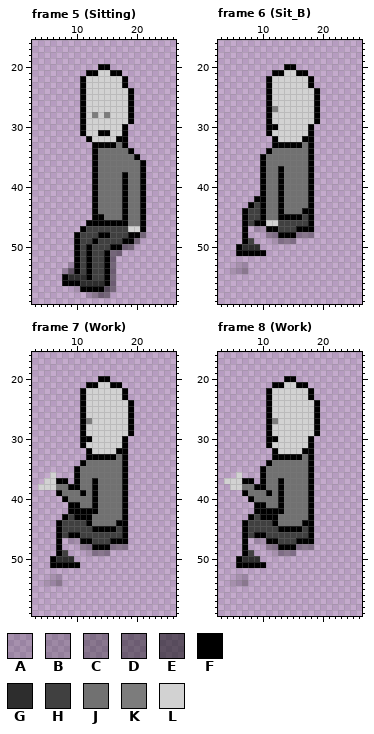
File history of a pixel-art file, project/raw_assets/source/character/Character_Backface.ase. Above: the version before the commit.
32x64 pixels, 8 frames. Pixels under 10% opacity are left out. Colours within 5 levels of each other are drawn and written as one. Shown: frame 5 (Sitting): x 3..26, y 16..59; frame 6 (Sit_B): x 3..26, y 16..59; frame 7 (Work): x 3..26, y 16..59; frame 8 (Work): x 3..26, y 16..59. The commit also changed other frames, which this record leaves out.
Visible layers, top first: "Eyes", "Head", "Body", "Legs", "Shadow".
Palette (. is transparent): A #00000027  B #00000031  C #0000004d  D #00000068  E #00000085  F #000000  G #2d2d2d  H #404040  J #717171  K #7c7c7c  L #d2d2d2
Pixels before, frame 5 (Sitting), first column x 8:
20 ......FF......
21 ....FFLLFF....
22 ...FLLLLLLF...
23 ...FLLLLLLF...
24 ...FLLLLLLLF..
25 ...FLLLLLLLF..
26 ...FLLLLLLLF..
27 ...FLLLLLLLF..
28 ...FLKLKLLLF..
29 ...FLLLLLLLF..
30 ...FLLLLLLF...
31 ...FLLFFLLF...
32 ....FLLLLFF...
33 .....FFFFJF...
34 .....FJJJJJF..
35 .....FJJJJJJF.
36 .....FJJJJJJJF
37 .....FJJJJJJJF
38 .....FJJJJFJJF
39 .....FJJJJFJJF
40 .....FJJJJFJJF
41 .....FJJJJFJJF
42 .....FJJJJFJJF
43 .....FJJJJFJJF
44 .....FJJJJFJJF
45 .....FFJJJFJJF
46 ....FFFFFFFJJF
47 ...FHHHHHHHLLF
48 ..FHHHFFHHHFFD
49 ..FHHFHHHHFFD.
50 ..FHFHHHFFDD..
51 ..FHFHHFDD....
52 ..FHFHHFD.....
53 .AFHFHHFD.....
54 BEFHFHHFD.....
55 FGGGFHHFD.....
56 FFFGGGGFD.....
57 ..AFFFFED.....
58 ....ACDD......
Pixels before, frame 6 (Sit_B), first column x 5:
20 .........FF....
21 .......FFLLFF..
22 ......FLLLLLLF.
23 ......FLLLLLLF.
24 ......FLLLLLLLF
25 ......FLLLLLLLF
26 ......FLLLLLLLF
27 ......FKLLLLLLF
28 ......FLLLLLLLF
29 ......FLLLLLLLF
30 ......FFLLLLLF.
31 ......FLLLLLLF.
32 .......FLLLLFF.
33 .......FFFFFJF.
34 ......FJJJJJJF.
35 .....FJJJJJJJF.
36 .....FJJJJJJJF.
37 .....FJJFJJJJF.
38 .....FJJFJJJJF.
39 .....FJJFJJJJF.
40 .....FJJFJJJJF.
41 .....FJJFJJJJF.
42 ....FFJJFJJJJF.
43 ...FHFJJFJJJJF.
44 ..FHHFJJFJJJFF.
45 ..FHHFJJFFFFHF.
46 ..FHFFLLHHHHHF.
47 ..F.AAFFHHHFFF.
48 ..F...CCFFFCCC.
49 ..FH...ACCC....
50 .FGGG..........
51 .FFFFF.........
52 ...............
53 .AA............
54 AAC............
Pixels before, frame 7 (Work), first column x 4:
20 ..........FF....
21 ........FFLLFF..
22 .......FLLLLLLF.
23 .......FLLLLLLF.
24 .......FLLLLLLLF
25 .......FLLLLLLLF
26 .......FLLLLLLLF
27 .......FKLLLLLLF
28 .......FLLLLLLLF
29 .......FLLLLLLLF
30 .......FFLLLLLF.
31 .......FLLLLLLF.
32 ........FLLLLFF.
33 ........FFFFFJF.
34 .......FJJJJJJF.
35 ......FJJJJJJJF.
36 ..L...FJJJJJJJF.
37 .LLFF.FJJFJJJJF.
38 LLLJJFFJJFJJJJF.
39 ...FJJJFJFJJJJF.
40 ....FJJJJFJJJJF.
41 .....FFJJFJJJJF.
42 .....FFFFFJJJJF.
43 ....FHFFFJJJJJF.
44 ...FHHHHFJJJJFF.
45 ...FHHHHHFFFFHF.
46 ...FHFFHHHHHHHF.
47 ...F.AAFFHHHFFF.
48 ...F...CCFFFCCC.
49 ...FH...ACCC....
50 ..FGGG..........
51 ..FFFFF.........
52 ................
53 ..AA............
54 .AAC............
Pixels before, frame 8 (Work), first column x 4:
20 ..........FF....
21 ........FFLLFF..
22 .......FLLLLLLF.
23 .......FLLLLLLF.
24 .......FLLLLLLLF
25 .......FLLLLLLLF
26 .......FLLLLLLLF
27 .......FKLLLLLLF
28 .......FLLLLLLLF
29 .......FLLLLLLLF
30 .......FFLLLLLF.
31 .......FLLLLLLF.
32 ........FLLLLFF.
33 ........FFFFFJF.
34 .......FJJJJJJF.
35 ......FJJJJJJJF.
36 ..L...FJJJJJJJF.
37 LLLFF.FJJFJJJJF.
38 .LLJJFFJJFJJJJF.
39 ...FJJJFJFJJJJF.
40 ....FJJJJFJJJJF.
41 .....FFJJFJJJJF.
42 .....FFFFFJJJJF.
43 ....FHFFFJJJJJF.
44 ...FHHHHFJJJJFF.
45 ...FHHHHHFFFFHF.
46 ...FHFFHHHHHHHF.
47 ...F.AAFFHHHFFF.
48 ...F...CCFFFCCC.
49 ...FH...ACCC....
50 ..FGGG..........
51 ..FFFFF.........
52 ................
53 ..AA............
54 .AAC............
New version:
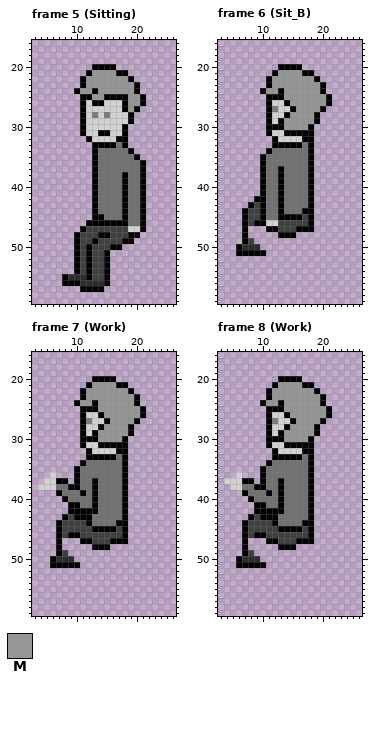
Colours new in this view: M #969696
Diff:
layer "Shadow" now hidden
layer "Hair01" now shown
Frame 5 (Sitting):
y 20: x 13 . -> F; x 16 . -> F
y 21: x 13..16 FLLF -> MMMM; x 18 . -> F
y 22: x 12..19 LLLLLLF. -> MMMMMMMF
y 23: x 12..20 LLLLLLF.. -> MMMMMMMMF
y 24: x 10..20 .FLLLLLLLF. -> FMMFMMMMMMF
y 25: x 12..21 LLLLLLLF.. -> FMMFFFFMMF
y 26: x 13..14 LL -> FF; x 18..21 LF.. -> FMMF
y 27: x 18..20 LF. -> FMF
y 48: x 21 D -> .
y 49: x 20 D -> .
y 50: x 18..19 DD -> ..
y 51: x 16..17 DD -> ..
y 52: x 16 D -> .
y 53: x 9 A -> .; x 16 D -> .
y 54: x 8..9 BE -> ..; x 16 D -> .
y 55..56: x 16 D -> .
y 57: x 10 A -> .; x 15..16 ED -> ..
y 58: x 12..15 ACDD -> ....
Frame 6 (Sit_B):
y 20: x 13 . -> F; x 16 . -> F
y 21: x 13..16 FLLF -> MMMM; x 18 . -> F
y 22: x 12..19 LLLLLLF. -> MMMMMMMF
y 23: x 12..20 LLLLLLF.. -> MMMMMMMMF
y 24: x 10..20 .FLLLLLLLF. -> FMMFMMMMMMF
y 25: x 12..21 LLLLLLLF.. -> FFMMMMMMMF
y 26: x 14..21 LLLLLF.. -> FMMMMMMF
y 27: x 15..20 LLLLF. -> FMMMMF
y 28: x 14..18 LLLLL -> FMMMM
y 29: x 13..18 LLLLLL -> FMMMMM
y 30: x 13..17 LLLLL -> FMMMM
y 31: x 14..17 LLLL -> FFFF
y 47: x 9..10 AA -> ..
y 48: x 11..12 CC -> ..; x 16..18 CCC -> ...
y 49: x 12..15 ACCC -> ....
y 53: x 6..7 AA -> ..
y 54: x 5..7 AAC -> ...
Frame 7 (Work): the same change as frame 6 (Sit_B)
Frame 8 (Work): the same change as frame 6 (Sit_B)
